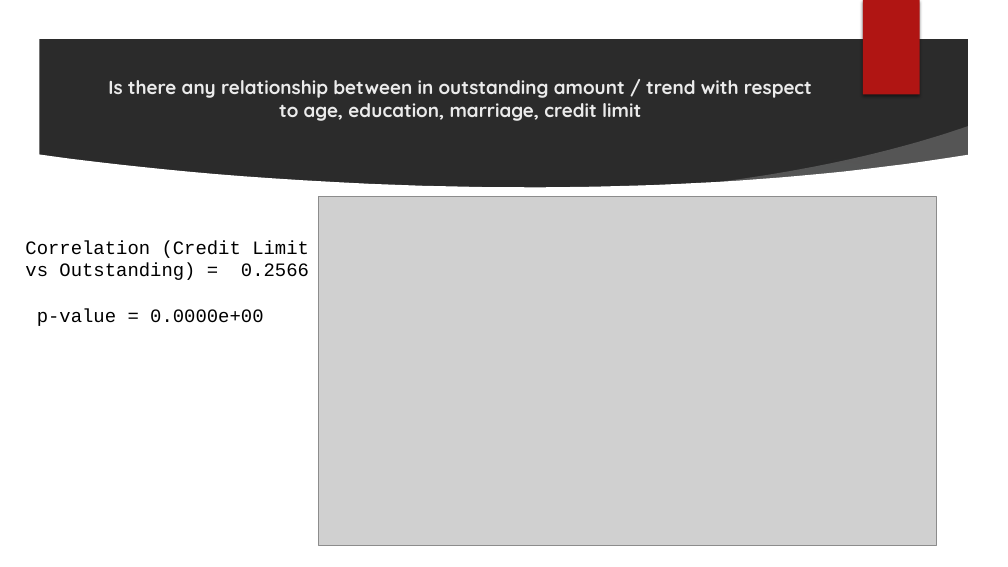
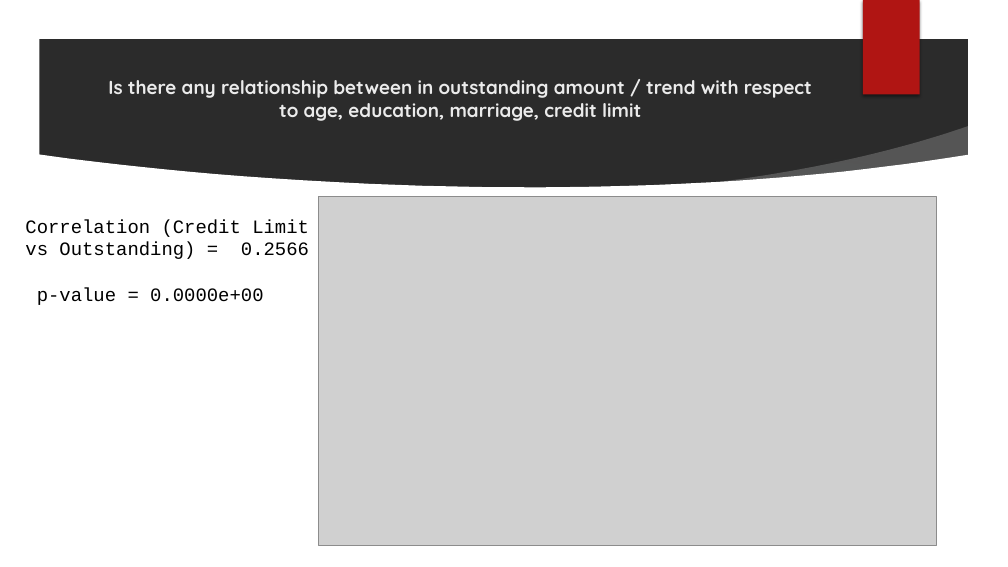
Before and after one commit to SunilKhandale/credit-card-default-data-analytics-in-python, a slide deck: slide 11 of credit_default.pptx. Drawn at 1008x567 pixels with LibreOffice and Linux fonts; fonts in the diff are those of the drawing; grey boxes stand for pictures; background and template pictures are left out; a plain dark background stands for a picture behind light text. Boxes give left, top, right and bottom in pixels: in the first picture for what was removed or moved away, otherwise in the second. Text is boxed around its words. In the diff, an @@ line names an element or a change of style, - is before the commit and + after.

```diff
--- a/credit_default.pptx
+++ b/credit_default.pptx
@@ text "Correlation (Credit Limit vs Outstanding) ...": place and size @@
-text "Correlation (Credit Limit vs Outstanding) ..." at box(25, 241, 309, 326)
+text "Correlation (Credit Limit vs Outstanding) ..." at box(25, 219, 309, 305)
```
Also in this commit, not shown: 5 other slides changed.
